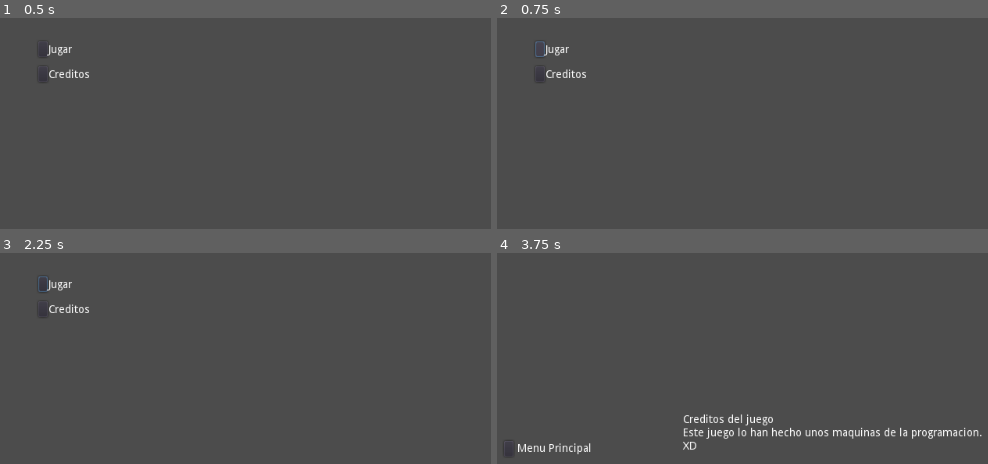
Above: before the commit, frames 1-4 (two rows, left to right).
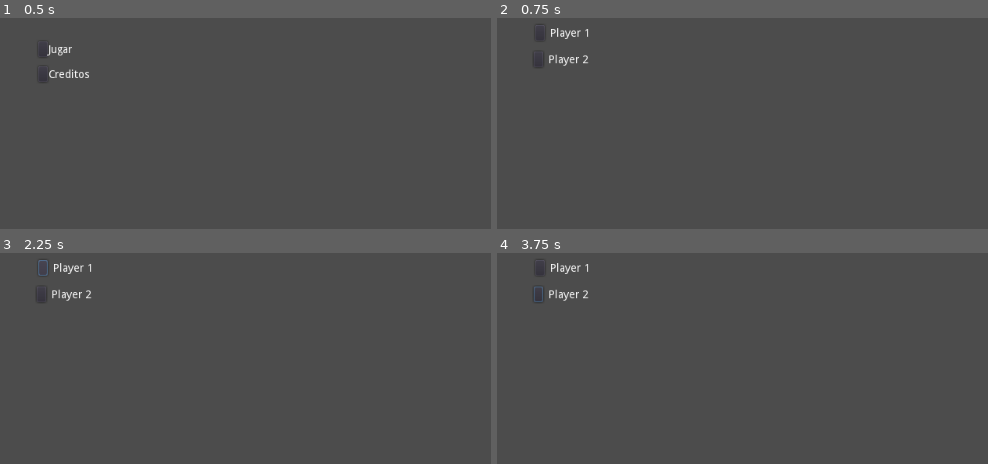
Above: after the commit, the same moments.

Repository: brecabre/2D-Azimutal
Game: Godot game, scene res://Ejecutable/Menu Principal/MenuPrincipal.tscn
Same seed, same stepped clock (60 frames per second), same inputs: the game is played once before the commit and once after it.
Inputs (mouse positions are in pixels of both pictures, inside the frame that each line leads up to):
- Up to frame 1 (0.5 s): no input
- Up to frame 2 (0.75 s): click "Jugar" at 0.5 s
- Up to frame 3 (2.25 s): click (44, 284) at 1.25 s, where only the run before the commit has a clickable "Jugar"; click (44, 267) at 2 s, where only the run after the commit has a clickable "Player 1"
- Up to frame 4 (3.75 s): click (536, 295) at 2.75 s, where only the run after the commit has a clickable "Player 2"; click (541, 309) at 3.5 s, where only the run before the commit has a clickable "Creditos"

Frame 1 is identical in both runs. In frame 2, 0.6% of the frame differs, in the area x 7-19%, y 4-30%; in frame 3, 0.7%; in frame 4, 2.3%, in the area x 4-99%, y 4-96%.

Commit message:
Conecto el boton de play con select personaje

Diff:
--- a/2D zenital/Ejecutable/Menu Principal/MenuPrincipal.tscn
+++ b/2D zenital/Ejecutable/Menu Principal/MenuPrincipal.tscn
@@ -22,9 +22,14 @@
 func _on_Creditos_pressed():
 	get_tree().change_scene(\"res://Ejecutable/Creditos/Creditos.tscn\")
 	pass # replace with function body
+
+
+func _on_Jugar_pressed():
+	get_tree().change_scene(\"res://Ejecutable/Select Personaje/SelectPersonaje.tscn\")
+	pass # replace with function body
 "
 
-[node name="MenuPrincipal" type="Node"]
+[node name="MenuPrincipal" type="Node" index="0"]
 
 script = SubResource( 1 )
 
@@ -119,4 +124,6 @@
 lines_skipped = 0
 max_lines_visible = -1
 
+[connection signal="pressed" from="Jugar" to="." method="_on_Jugar_pressed"]
+
 [connection signal="pressed" from="Creditos" to="." method="_on_Creditos_pressed"]
